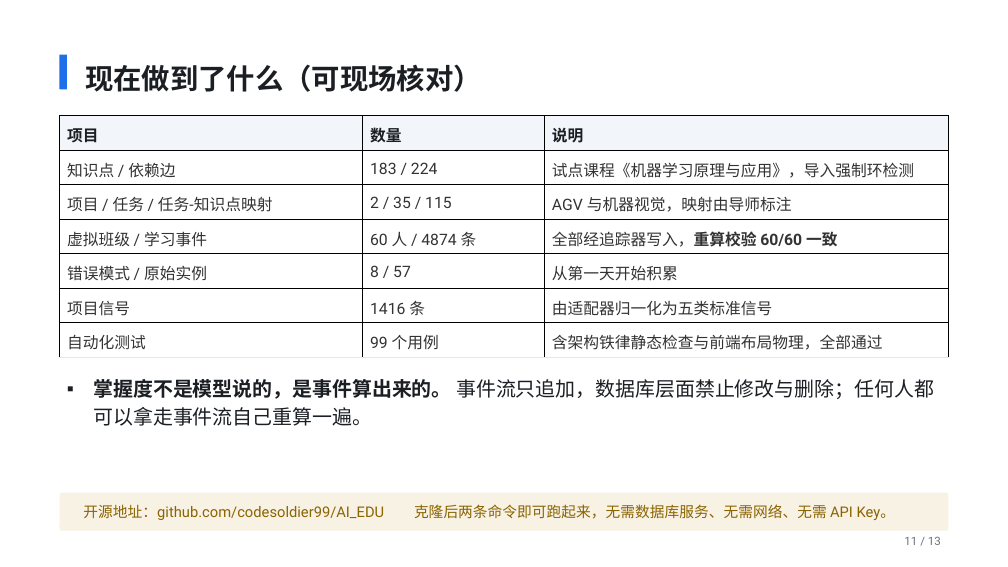
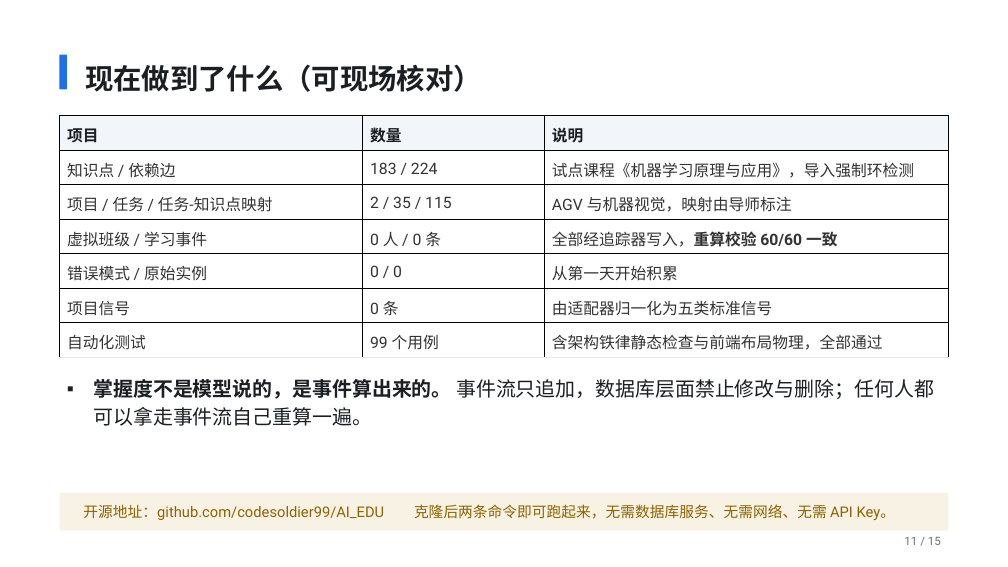
Before and after one commit to codesoldier99/AI_EDU, a slide deck: slide 11 of docs/slides/院长实验班AI教学系统_汇报.pptx. Drawn at 1008x567 pixels with LibreOffice and Linux fonts; fonts in the diff are those of the drawing. Boxes give left, top, right and bottom in pixels: in the first picture for what was removed or moved away, otherwise in the second. Text is boxed around its words. In the diff, an @@ line names an element or a change of style, - is before the commit and + after.

```diff
--- a/docs/slides/院长实验班AI教学系统_汇报.pptx
+++ b/docs/slides/院长实验班AI教学系统_汇报.pptx
@@ table at [60, 116, 949, 354] @@
-row 4, column 2: 60 人 / 4874 条
+row 4, column 2: 0 人 / 0 条
-row 5, column 2: 8 / 57
+row 5, column 2: 0 / 0
-row 6, column 2: 1416 条
+row 6, column 2: 0 条
@@ text at [904, 537, 941, 545]: text changed @@
-11 / 13
+11 / 15
```
Also in this commit, not shown: 11 other slides changed, 2 slides added, 1 other file.
